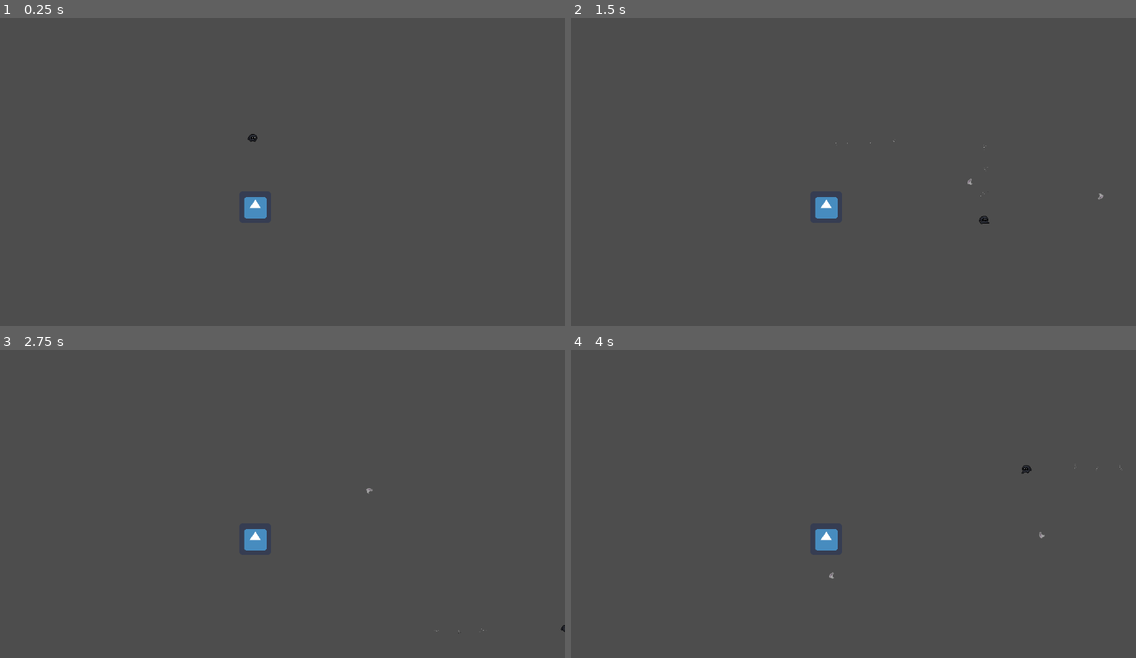
Above: before the commit, frames 1-4 (two rows, left to right).
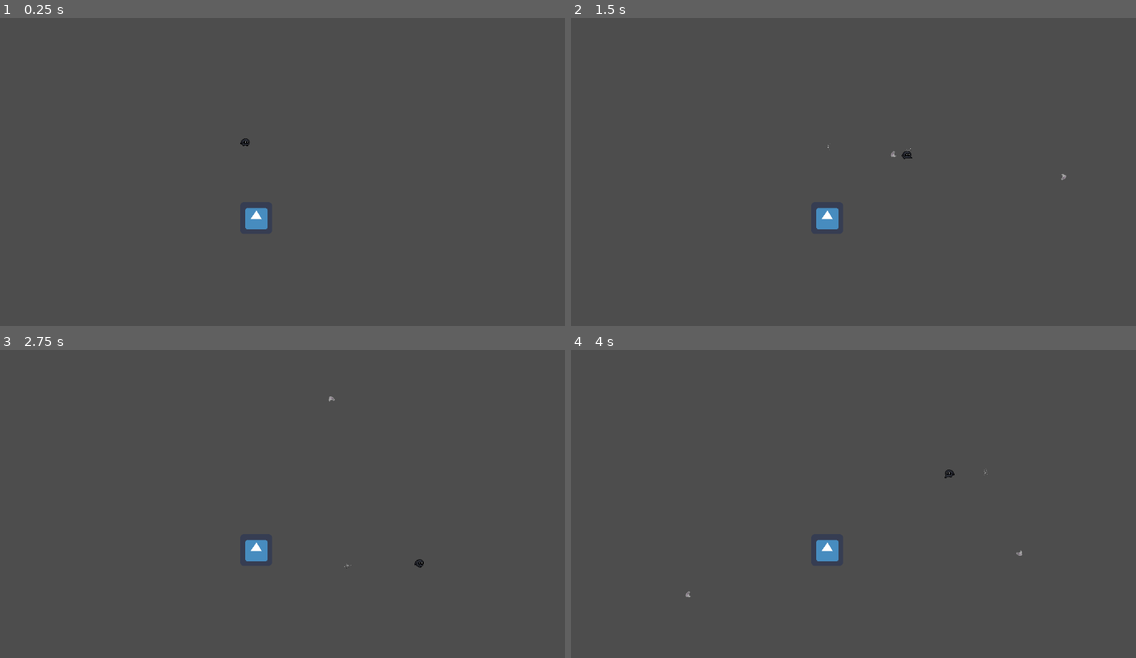
Above: after the commit, the same moments.

Repository: farbest/hatGame
Game: Godot game, scene res://TestScene.tscn
Two runs of this game, one before a commit and one after it. Both use one fixed random seed, a clock stepped at 60 frames per second and the inputs below. The engine's default icon, where the game draws it, is replaced by a stand-in: a white triangle on a blue panel in a dark square.
Inputs (mouse positions are in pixels of both pictures, inside the frame that each line leads up to):
- Up to frame 1 (0.25 s): no input
- Up to frame 2 (1.5 s): tap Enter at 0.5 s; move the mouse to (977, 162) at 0.52 s; hold Right (ui_right) 0.53-1.28 s; tap Space (dash) at 0.6, 1.35 s; click (977, 162) at 0.67 s; move the mouse to (734, 193) at 1.27 s; hold Down (ui_down) from 1.28 s (still down); click (734, 193) at 1.42 s
- Up to frame 3 (2.75 s): move the mouse to (333, 439) at 2.02 s; release Down (ui_down) at 2.03 s; hold Right (ui_right) from 2.03 s (still down); tap Space (dash) at 2.1 s; click (333, 439) at 2.17 s
- Up to frame 4 (4 s): move the mouse to (819, 574) at 2.77 s; release Right (ui_right) at 2.78 s; hold Up (ui_up) 2.78-3.53 s; tap Space (dash) at 2.85, 3.6 s; click (819, 574) at 2.92 s; move the mouse to (1023, 559) at 3.52 s; hold Left (ui_left) from 3.53 s (still down); click (1023, 559) at 3.67 s

The runs differ from the first frame. In frame 1, 0.4% of the frame differs, in the area x 42-48%, y 37-69%; in frame 2, 0.5%, in the area x 43-95%, y 39-69%; in frame 3, 0.4%; in frame 4, 0.4%.
Error after the commit: Invalid access to property or key 'x' on a base object of type 'Nil'. (res://PlayerRelated/Player/Scripts/PlayerMovement.gd:73)

Commit message:
feat: Ennemy and knife disapear when on contact

Diff:
--- a/Ennemies/BaseEnnemy/BaseEnnemyPreset.gd
+++ b/Ennemies/BaseEnnemy/BaseEnnemyPreset.gd
@@ -1,5 +1,5 @@
 extends CharacterBody2D
 
 
-func _on_area_2d_body_entered(_body):
-	print("my ass")
+func _on_area_2d_area_entered(area):
+	queue_free()
--- a/Ennemies/TestEnnemy.tscn
+++ b/Ennemies/TestEnnemy.tscn
@@ -1,34 +1,31 @@
-[gd_scene load_steps=6 format=3 uid="uid://diotkrgqfk5v6"]
+[gd_scene load_steps=5 format=3 uid="uid://diotkrgqfk5v6"]
 
-[ext_resource type="PackedScene" path="res://Ennemies/BaseEnnemy/BaseEnnemyPreset.tscn" id="1"]
 [ext_resource type="Texture2D" uid="uid://bjmvfahnnnob" path="res://icon.png" id="2"]
 [ext_resource type="Script" path="res://Ennemies/BaseEnnemy/BaseEnnemyPreset.gd" id="2_dr6g6"]
 
 [sub_resource type="RectangleShape2D" id="RectangleShape2D_k2nf4"]
-size = Vector2(82, 79)
+size = Vector2(70, 68)
 
 [sub_resource type="RectangleShape2D" id="RectangleShape2D_rj27x"]
 size = Vector2(61, 57)
 
-[node name="TestEnnemy" type="Node2D"]
-
-[node name="CharacterBody2D" parent="." instance=ExtResource("1")]
-position = Vector2(2, 4)
+[node name="CharacterBody2D" type="CharacterBody2D"]
 script = ExtResource("2_dr6g6")
 
-[node name="Area2D" type="Area2D" parent="CharacterBody2D"]
+[node name="Area2D" type="Area2D" parent="."]
+position = Vector2(2, 4)
 collision_layer = 4
-collision_mask = 15
+collision_mask = 8
 
-[node name="CollisionShape2D" type="CollisionShape2D" parent="CharacterBody2D/Area2D"]
-position = Vector2(-1, -4.5)
+[node name="CollisionShape2D" type="CollisionShape2D" parent="Area2D"]
+position = Vector2(-2, -4)
 shape = SubResource("RectangleShape2D_k2nf4")
 
-[node name="CollisionShape2D" type="CollisionShape2D" parent="CharacterBody2D"]
-position = Vector2(-1.5, -4.5)
+[node name="CollisionShape2D" type="CollisionShape2D" parent="."]
+position = Vector2(0.5, -0.5)
 shape = SubResource("RectangleShape2D_rj27x")
 
 [node name="Sprite2D" type="Sprite2D" parent="."]
 texture = ExtResource("2")
 
-[connection signal="body_entered" from="CharacterBody2D/Area2D" to="CharacterBody2D" method="_on_area_2d_body_entered"]
+[connection signal="area_entered" from="Area2D" to="." method="_on_area_2d_area_entered"]
--- a/PlayerRelated/Player.tscn
+++ b/PlayerRelated/Player.tscn
@@ -94,30 +94,27 @@
 states/run/position = Vector2(545.667, 69.6667)
 transitions = ["idle", "run", SubResource("16"), "run", "idle", SubResource("17")]
 
-[node name="Player" type="Node2D"]
-position = Vector2(-2, -2)
-
-[node name="Player" type="CharacterBody2D" parent="."]
+[node name="Player" type="CharacterBody2D"]
 collision_layer = 3
 collision_mask = 0
 script = ExtResource("1")
 
-[node name="CollisionShape2D" type="CollisionShape2D" parent="Player"]
+[node name="CollisionShape2D" type="CollisionShape2D" parent="."]
 position = Vector2(-1, 7)
 shape = SubResource("CircleShape2D_5hxje")
 
-[node name="PlayerPosition" type="Marker2D" parent="Player"]
+[node name="PlayerPosition" type="Marker2D" parent="."]
 position = Vector2(0, 2)
 
-[node name="PlayerHitbox" type="Area2D" parent="Player"]
+[node name="PlayerHitbox" type="Area2D" parent="."]
 collision_layer = 2
 collision_mask = 5
 
-[node name="PlayerCollision" type="CollisionShape2D" parent="Player/PlayerHitbox"]
+[node name="PlayerCollision" type="CollisionShape2D" parent="PlayerHitbox"]
 position = Vector2(-1, 7)
 shape = SubResource("2")
 
-[node name="DashParticles" type="GPUParticles2D" parent="Player"]
+[node name="DashParticles" type="GPUParticles2D" parent="."]
 z_index = -1
 position = Vector2(0, 3)
 emitting = false
@@ -125,22 +122,25 @@
 process_material = SubResource("3")
 preprocess = 70.59
 
-[node name="KnifeReload" type="Timer" parent="Player"]
+[node name="KnifeReload" type="Timer" parent="."]
 wait_time = 0.5
 one_shot = true
 
-[node name="AnimationPlayer" type="AnimationPlayer" parent="Player"]
+[node name="AnimationPlayer" type="AnimationPlayer" parent="."]
 libraries = {
 "": SubResource("AnimationLibrary_5hyi8")
 }
 
-[node name="AnimationTree" type="AnimationTree" parent="Player"]
+[node name="AnimationTree" type="AnimationTree" parent="."]
 tree_root = SubResource("12")
 anim_player = NodePath("../AnimationPlayer")
 active = true
 
-[node name="Sprite2D" type="Sprite2D" parent="Player"]
+[node name="Sprite2D" type="Sprite2D" parent="."]
 texture = ExtResource("2")
 hframes = 8
 vframes = 2
 frame = 13
+
+[node name="Player" type="Node2D" parent="."]
+position = Vector2(-2, -2)
--- a/PlayerRelated/Player/Scripts/PlayerMovement.gd
+++ b/PlayerRelated/Player/Scripts/PlayerMovement.gd
@@ -7,6 +7,10 @@
 @onready var animationTree = $AnimationTree
 const knifeScene = preload("res://PlayerRelated/knife/Knife.tscn")
 
+#animation state
+const RUN = "run"
+const IDLE = "idle"
+
 var baseDamage = 100
 
 @export  var walkSpeed = 400
@@ -14,9 +18,6 @@
 @export  var healthPoints = 3
 @export  var attackSpeed = 1.0
 @export  var damage = baseDamage
-
-var vel = Vector2()
-var direction = Vector2()
 
 var canDash = true
 var isDashing = false
@@ -33,41 +34,35 @@
 func dash(dashDirection):
 	if dashDirection.x == 0 && dashDirection.y == 0:
 		dashDirection = Vector2(1,0)
-	vel = dashDirection.normalized() * dashSpeed
+	var vel = dashDirection.normalized() * dashSpeed
 
+func get_movement_direction():
+	var direction = Vector2()
 
-func player_movement():
+	direction.x = 0
+	direction.y = 0
 
-	var movingX = false
-	var movingY = false
 	if Input.is_action_pressed("ui_right"):
 		direction.x = 1
-		movingX = true
-
 	if Input.is_action_pressed("ui_left"):
 		direction.x = -1
-		movingX = true
-
 	if Input.is_action_pressed("ui_down"):
 		direction.y = 1
-		movingY = true
-
 	if Input.is_action_pressed("ui_up"):
 		direction.y = -1
-		movingY = true
 
-	var newDirection = Vector2()
+	return direction
 
-	if movingX || movingY :
-		if(movingX):
-			newDirection.x = direction.x
-		if(movingY):
-			newDirection.y = direction.y
+func get_player_movement():
 
+	var direction = get_movement_direction()
+	var vel = Vector2()
+
+	if direction.x != 0 || direction.y != 0 :
 		if isDashing:
-			dash(newDirection)
+			vel = dash(direction)
 		else:
-			vel = newDirection.normalized() * walkSpeed
+			vel = direction.normalized() * walkSpeed
 			animationTree.get('parameters/playback').travel('run')
 	else:
 		animationTree.get('parameters/playback').travel('idle')
@@ -75,14 +70,13 @@
 	if Input.is_action_just_pressed("dash"):
 		init_dash()
 
-	sprite.flip_h = direction.x == -1
-
 	vel.x = lerp(vel.x,0.0,0.3)
 	vel.y = lerp(vel.y,0.0,0.3)
 
-func player_shooting():
-	if Input.is_mouse_button_pressed(MOUSE_BUTTON_LEFT) and knifeReloadTimer.is_stopped():
+	return vel
 
+
+func shoot_projectile():
 		var knife = knifeScene.instantiate()
 		get_tree().root.add_child(knife)
 
@@ -91,10 +85,14 @@
 
 		knifeReloadTimer.start()
 
+func set_sprite_direction(vel:Vector2):
+	sprite.flip_h = vel.x < 0
 
 func _physics_process(_delta):
-	player_movement()
-	player_shooting()
+	if Input.is_mouse_button_pressed(MOUSE_BUTTON_LEFT) and knifeReloadTimer.is_stopped():
+		shoot_projectile()
+
+	var vel = get_player_movement()
+	set_sprite_direction(vel)
 	set_velocity(vel)
 	move_and_slide()
-	vel = vel
--- a/PlayerRelated/knife/Knife.gd
+++ b/PlayerRelated/knife/Knife.gd
@@ -1,4 +1,4 @@
-extends CharacterBody2D
+extends RigidBody2D
 
 var velt = Vector2()
 var speed = 10
--- a/PlayerRelated/knife/Knife.tscn
+++ b/PlayerRelated/knife/Knife.tscn
@@ -49,10 +49,11 @@
 [sub_resource type="CircleShape2D" id="7"]
 radius = 8.0
 
-[node name="DefaultKnifeBullet" type="CharacterBody2D"]
+[node name="DefaultKnifeBullet" type="RigidBody2D"]
 position = Vector2(125, 56)
 collision_layer = 8
 collision_mask = 4
+gravity_scale = 0.0
 script = ExtResource("1")
 
 [node name="AnimatedSprite2D" type="AnimatedSprite2D" parent="."]
--- a/TestScene.tscn
+++ b/TestScene.tscn
@@ -12,7 +12,7 @@
 [node name="Sprite2D" type="Sprite2D" parent="."]
 
 [node name="TestEnnemy" parent="." instance=ExtResource("2")]
-position = Vector2(2, 76)
+position = Vector2(4, 98)
 
 [node name="Player" parent="." instance=ExtResource("1")]
-position = Vector2(-2, -72)
+position = Vector2(-17, -63)
